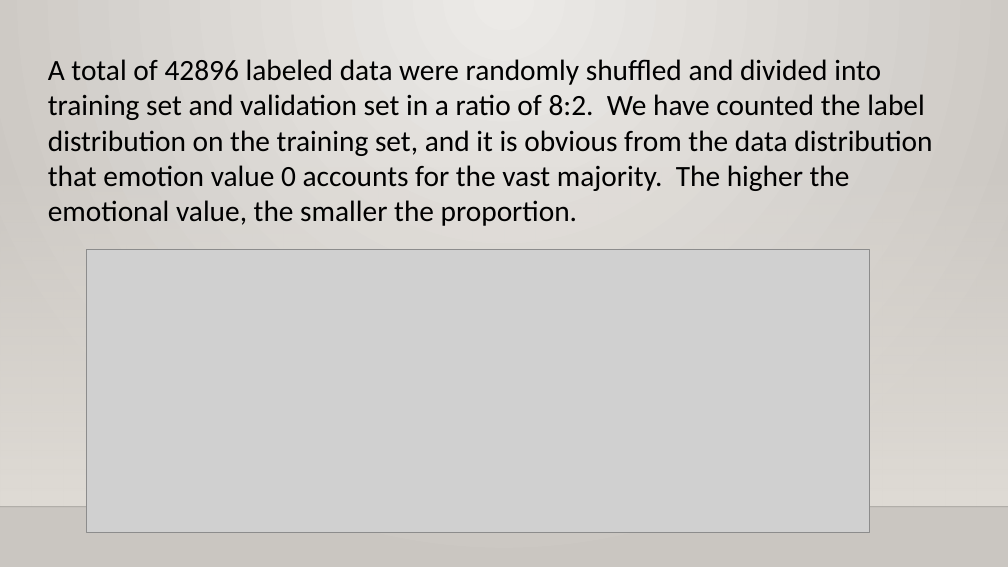
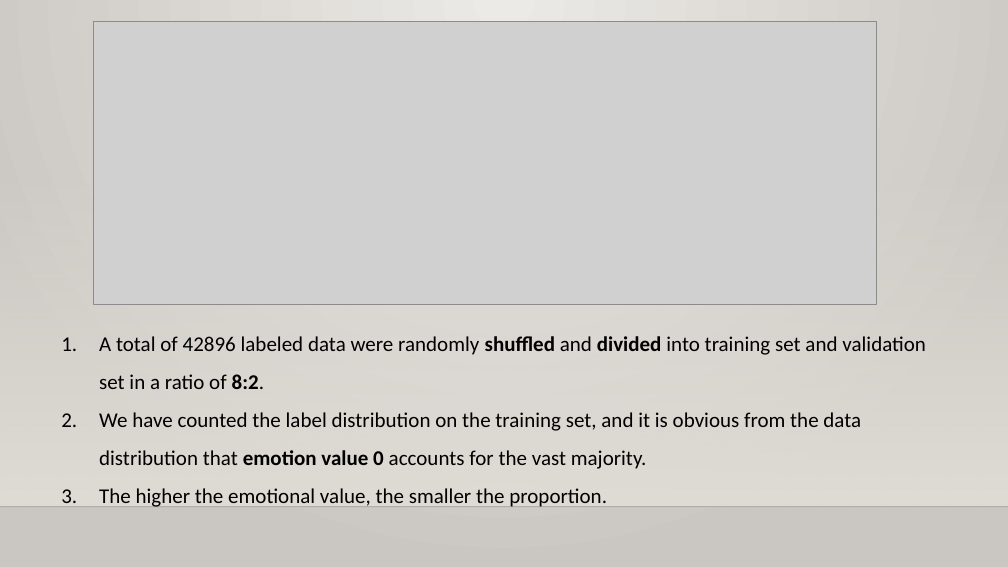
Before and after one commit to ErinYY/IIT-CS584-course-project-script_emotion, a slide deck: slide 4 of CS584_Team39_Presentation1.pptx. Drawn at 1008x567 pixels with LibreOffice and Linux fonts; fonts in the diff are those of the drawing; grey boxes stand for pictures; background and template pictures are left out. Boxes give left, top, right and bottom in pixels: in the first picture for what was removed or moved away, otherwise in the second. Text is boxed around its words. In the diff, an @@ line names an element or a change of style, - is before the commit and + after.

```diff
--- a/CS584_Team39_Presentation1.pptx
+++ b/CS584_Team39_Presentation1.pptx
@@ picture: place and size @@
-picture at <box>86,250,870,532</box>
+picture at <box>93,21,876,304</box>
@@ text at <box>61,336,926,507</box>: text changed; size 28 to 20 pt @@
-A total of 42896 labeled data were randomly shuffled and divided into training set and validation set in a ratio of 8:2. We have counted the label distribution on the training set, and it is obvious from the data distribution that emotion value 0 accounts for the vast majority. The higher the emotional value, the smaller the proportion.
+1. A total of 42896 labeled data were randomly shuffled and divided into training set and validation set in a ratio of 8:2.
+2. We have counted the label distribution on the training set, and it is obvious from the data distribution that emotion value 0 accounts for the vast majority.
+3. The higher the emotional value, the smaller the proportion.
```
Also in this commit, not shown: 4 other slides changed, 5 slides removed.
